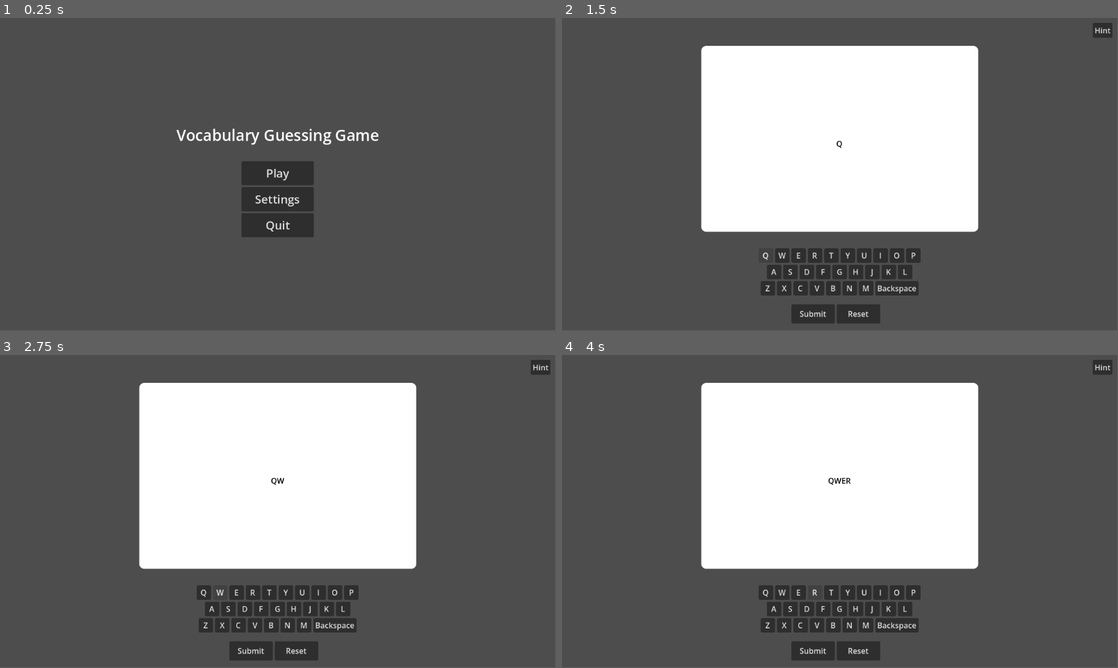
Above: before the commit, frames 1-4 (two rows, left to right).
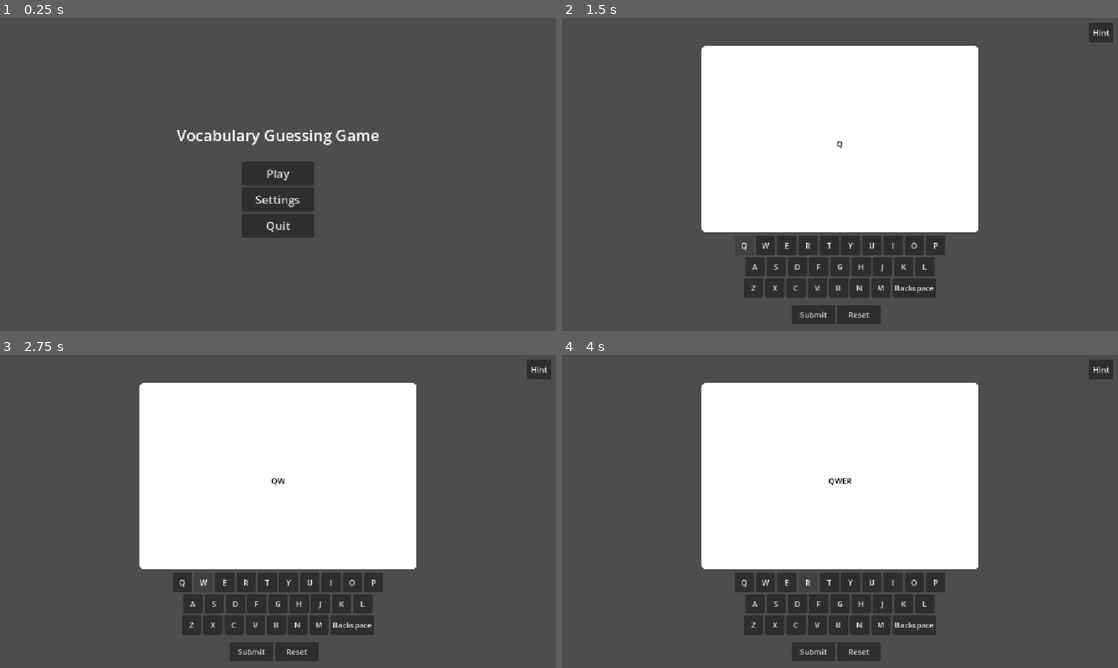
Above: after the commit, the same moments.

Repository: anaissnow/vocabulary-memorization-game
Game: Godot game, scene res://scenes/menus/main_menu.tscn
Same seed, same stepped clock (60 frames per second), same inputs: the game is played once before the commit and once after it. The engine's default icon, where the game draws it, is replaced by a stand-in: a white triangle on a blue panel in a dark square.
Inputs:
- Up to frame 1 (0.25 s): no input
- Up to frame 2 (1.5 s): click "Play" at 0.5 s; click "Q" at 1.25 s
- Up to frame 3 (2.75 s): click "W" at 2 s
- Up to frame 4 (4 s): click "E" at 2.75 s; click "R" at 3.5 s
The window is 799x449 before the commit and 800x450 after it. Grey fills any space a smaller window leaves; there, only what the larger window draws over its background counts as a difference.

The runs differ from the first frame. In frame 1, 0.7% of the frame differs, in the area x 31-69%, y 35-70%; in frame 2, 4.1%; in frame 3, 4.2%; in frame 4, 4.2%, in the area x 25-100%, y 1-98%.

Commit message:
edited project settings

Diff:
--- a/vocabulary-memorization-game/project.godot
+++ b/vocabulary-memorization-game/project.godot
@@ -19,6 +19,11 @@
 
 AudioController="*uid://dsyclh226nlwl"
 
+[display]
+
+window/stretch/mode="canvas_items"
+window/stretch/aspect="expand"
+
 [physics]
 
 3d/physics_engine="Jolt Physics"
--- a/vocabulary-memorization-game/scenes/test_level.tscn
+++ b/vocabulary-memorization-game/scenes/test_level.tscn
@@ -50,62 +50,62 @@
 size_flags_horizontal = 4
 
 [node name="Q" type="Button" parent="CanvasLayer/Keyboard/TopRow" unique_id=1370488240]
-custom_minimum_size = Vector2(30, 30)
-custom_maximum_size = Vector2(30, 30)
+custom_minimum_size = Vector2(40, 40)
+custom_maximum_size = Vector2(40, 40)
 layout_mode = 2
 text = "Q"
 
 [node name="W" type="Button" parent="CanvasLayer/Keyboard/TopRow" unique_id=1133610947]
-custom_minimum_size = Vector2(30, 30)
-custom_maximum_size = Vector2(30, 30)
+custom_minimum_size = Vector2(40, 40)
+custom_maximum_size = Vector2(40, 40)
 layout_mode = 2
 text = "W"
 
 [node name="E" type="Button" parent="CanvasLayer/Keyboard/TopRow" unique_id=1774815798]
-custom_minimum_size = Vector2(30, 30)
-custom_maximum_size = Vector2(30, 30)
+custom_minimum_size = Vector2(40, 40)
+custom_maximum_size = Vector2(40, 40)
 layout_mode = 2
 text = "E"
 
 [node name="R" type="Button" parent="CanvasLayer/Keyboard/TopRow" unique_id=1157323584]
-custom_minimum_size = Vector2(30, 30)
-custom_maximum_size = Vector2(30, 30)
+custom_minimum_size = Vector2(40, 40)
+custom_maximum_size = Vector2(40, 40)
 layout_mode = 2
 text = "R"
 
 [node name="T" type="Button" parent="CanvasLayer/Keyboard/TopRow" unique_id=931705174]
-custom_minimum_size = Vector2(30, 30)
-custom_maximum_size = Vector2(30, 30)
+custom_minimum_size = Vector2(40, 40)
+custom_maximum_size = Vector2(40, 40)
 layout_mode = 2
 text = "T"
 
 [node name="Y" type="Button" parent="CanvasLayer/Keyboard/TopRow" unique_id=1464779296]
-custom_minimum_size = Vector2(30, 30)
-custom_maximum_size = Vector2(30, 30)
+custom_minimum_size = Vector2(40, 40)
+custom_maximum_size = Vector2(40, 40)
 layout_mode = 2
 text = "Y"
 
 [node name="U" type="Button" parent="CanvasLayer/Keyboard/TopRow" unique_id=374468351]
-custom_minimum_size = Vector2(30, 30)
-custom_maximum_size = Vector2(30, 30)
+custom_minimum_size = Vector2(40, 40)
+custom_maximum_size = Vector2(40, 40)
 layout_mode = 2
 text = "U"
 
 [node name="I" type="Button" parent="CanvasLayer/Keyboard/TopRow" unique_id=1798220468]
-custom_minimum_size = Vector2(30, 30)
-custom_maximum_size = Vector2(30, 30)
+custom_minimum_size = Vector2(40, 40)
+custom_maximum_size = Vector2(40, 40)
 layout_mode = 2
 text = "I"
 
 [node name="O" type="Button" parent="CanvasLayer/Keyboard/TopRow" unique_id=1711003868]
-custom_minimum_size = Vector2(30, 30)
-custom_maximum_size = Vector2(30, 30)
+custom_minimum_size = Vector2(40, 40)
+custom_maximum_size = Vector2(40, 40)
 layout_mode = 2
 text = "O"
 
 [node name="P" type="Button" parent="CanvasLayer/Keyboard/TopRow" unique_id=1639381943]
-custom_minimum_size = Vector2(30, 30)
-custom_maximum_size = Vector2(30, 30)
+custom_minimum_size = Vector2(40, 40)
+custom_maximum_size = Vector2(40, 40)
 layout_mode = 2
 text = "P"
 
@@ -114,56 +114,56 @@
 size_flags_horizontal = 4
 
 [node name="A" type="Button" parent="CanvasLayer/Keyboard/MiddleRow" unique_id=864035072]
-custom_minimum_size = Vector2(30, 30)
-custom_maximum_size = Vector2(30, 30)
+custom_minimum_size = Vector2(40, 40)
+custom_maximum_size = Vector2(40, 40)
 layout_mode = 2
 text = "A"
 
 [node name="S" type="Button" parent="CanvasLayer/Keyboard/MiddleRow" unique_id=43427942]
-custom_minimum_size = Vector2(30, 30)
-custom_maximum_size = Vector2(30, 30)
+custom_minimum_size = Vector2(40, 40)
+custom_maximum_size = Vector2(40, 40)
 layout_mode = 2
 text = "S"
 
 [node name="D" type="Button" parent="CanvasLayer/Keyboard/MiddleRow" unique_id=1147216625]
-custom_minimum_size = Vector2(30, 30)
-custom_maximum_size = Vector2(30, 30)
+custom_minimum_size = Vector2(40, 40)
+custom_maximum_size = Vector2(40, 40)
 layout_mode = 2
 text = "D"
 
 [node name="F" type="Button" parent="CanvasLayer/Keyboard/MiddleRow" unique_id=25677887]
-custom_minimum_size = Vector2(30, 30)
-custom_maximum_size = Vector2(30, 30)
+custom_minimum_size = Vector2(40, 40)
+custom_maximum_size = Vector2(40, 40)
 layout_mode = 2
 text = "F"
 
 [node name="G" type="Button" parent="CanvasLayer/Keyboard/MiddleRow" unique_id=373007004]
-custom_minimum_size = Vector2(30, 30)
-custom_maximum_size = Vector2(30, 30)
+custom_minimum_size = Vector2(40, 40)
+custom_maximum_size = Vector2(40, 40)
 layout_mode = 2
 text = "G"
 
 [node name="H" type="Button" parent="CanvasLayer/Keyboard/MiddleRow" unique_id=73638237]
-custom_minimum_size = Vector2(30, 30)
-custom_maximum_size = Vector2(30, 30)
+custom_minimum_size = Vector2(40, 40)
+custom_maximum_size = Vector2(40, 40)
 layout_mode = 2
 text = "H"
 
 [node name="J" type="Button" parent="CanvasLayer/Keyboard/MiddleRow" unique_id=1842190614]
-custom_minimum_size = Vector2(30, 30)
-custom_maximum_size = Vector2(30, 30)
+custom_minimum_size = Vector2(40, 40)
+custom_maximum_size = Vector2(40, 40)
 layout_mode = 2
 text = "J"
 
 [node name="K" type="Button" parent="CanvasLayer/Keyboard/MiddleRow" unique_id=192491916]
-custom_minimum_size = Vector2(30, 30)
-custom_maximum_size = Vector2(30, 30)
+custom_minimum_size = Vector2(40, 40)
+custom_maximum_size = Vector2(40, 40)
 layout_mode = 2
 text = "K"
 
 [node name="L" type="Button" parent="CanvasLayer/Keyboard/MiddleRow" unique_id=1763931267]
-custom_minimum_size = Vector2(30, 30)
-custom_maximum_size = Vector2(30, 30)
+custom_minimum_size = Vector2(40, 40)
+custom_maximum_size = Vector2(40, 40)
 layout_mode = 2
 text = "L"
 
@@ -172,54 +172,56 @@
 size_flags_horizontal = 4
 
 [node name="Z" type="Button" parent="CanvasLayer/Keyboard/BottomRow" unique_id=898778661]
-custom_minimum_size = Vector2(30, 30)
-custom_maximum_size = Vector2(30, 30)
+custom_minimum_size = Vector2(40, 40)
+custom_maximum_size = Vector2(40, 40)
 layout_mode = 2
 text = "Z"
 
 [node name="X" type="Button" parent="CanvasLayer/Keyboard/BottomRow" unique_id=1821855538]
-custom_minimum_size = Vector2(30, 30)
-custom_maximum_size = Vector2(30, 30)
+custom_minimum_size = Vector2(40, 40)
+custom_maximum_size = Vector2(40, 40)
 layout_mode = 2
 text = "X"
 
 [node name="C" type="Button" parent="CanvasLayer/Keyboard/BottomRow" unique_id=1112760248]
-custom_minimum_size = Vector2(30, 30)
-custom_maximum_size = Vector2(30, 30)
+custom_minimum_size = Vector2(40, 40)
+custom_maximum_size = Vector2(40, 40)
 layout_mode = 2
 text = "C"
 
 [node name="V" type="Button" parent="CanvasLayer/Keyboard/BottomRow" unique_id=1588880290]
-custom_minimum_size = Vector2(30, 30)
-custom_maximum_size = Vector2(30, 30)
+custom_minimum_size = Vector2(40, 40)
+custom_maximum_size = Vector2(40, 40)
 layout_mode = 2
 text = "V"
 
 [node name="B" type="Button" parent="CanvasLayer/Keyboard/BottomRow" unique_id=1919250395]
-custom_minimum_size = Vector2(30, 30)
-custom_maximum_size = Vector2(30, 30)
+custom_minimum_size = Vector2(40, 40)
+custom_maximum_size = Vector2(40, 40)
 layout_mode = 2
 text = "B"
 
 [node name="N" type="Button" parent="CanvasLayer/Keyboard/BottomRow" unique_id=2015678270]
-custom_minimum_size = Vector2(30, 30)
-custom_maximum_size = Vector2(30, 30)
+custom_minimum_size = Vector2(40, 40)
+custom_maximum_size = Vector2(40, 40)
 layout_mode = 2
 text = "N"
 
 [node name="M" type="Button" parent="CanvasLayer/Keyboard/BottomRow" unique_id=2145711659]
-custom_minimum_size = Vector2(30, 30)
-custom_maximum_size = Vector2(30, 30)
+custom_minimum_size = Vector2(40, 40)
+custom_maximum_size = Vector2(40, 40)
 layout_mode = 2
 text = "M"
 
 [node name="Backspace" type="Button" parent="CanvasLayer/Keyboard/BottomRow" unique_id=1403596565]
-custom_minimum_size = Vector2(90, 30)
-custom_maximum_size = Vector2(90, 30)
+custom_minimum_size = Vector2(90, 40)
+custom_maximum_size = Vector2(90, 40)
 layout_mode = 2
 text = "Backspace"
 
 [node name="HintButton" type="Button" parent="CanvasLayer" unique_id=1702076692]
+custom_minimum_size = Vector2(50, 40)
+custom_maximum_size = Vector2(50, 40)
 anchors_preset = 1
 anchor_left = 1.0
 anchor_right = 1.0
